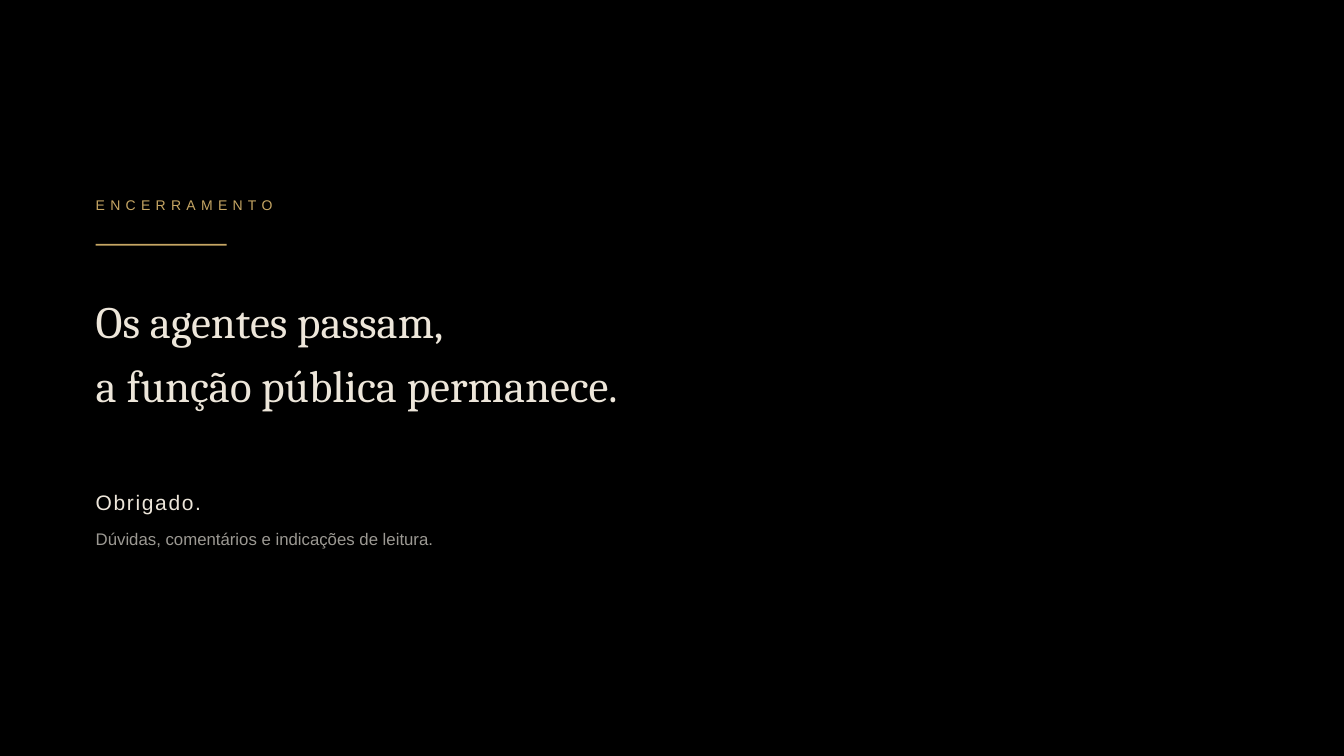
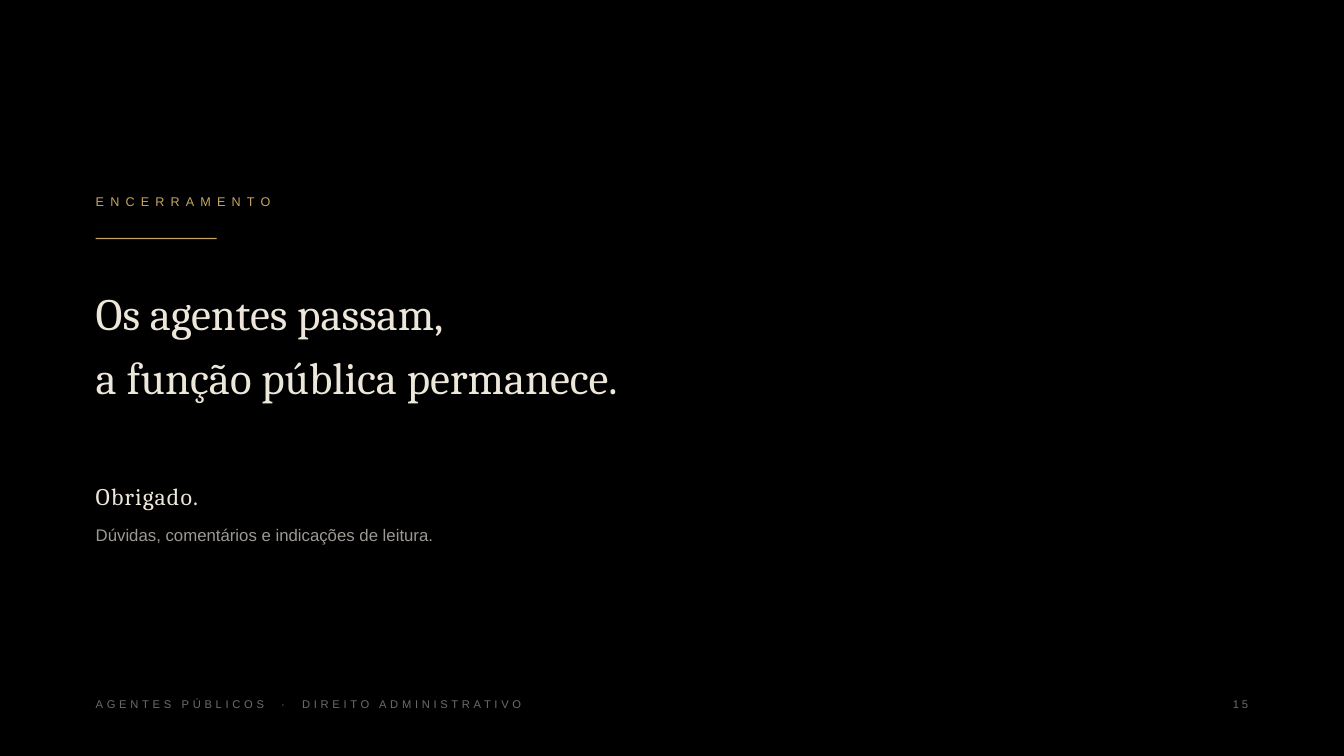
Before and after one commit to ceo-backup-save/rea, a slide deck: slide 15 of storyboards/direito-administrativo-agentes-publicos/apresentacao-agentes-publicos.pptx. Drawn at 1344x756 pixels with LibreOffice and Linux fonts; fonts in the diff are those of the drawing; background and template pictures are left out. Boxes give left, top, right and bottom in pixels: in the first picture for what was removed or moved away, otherwise in the second. Text is boxed around its words. In the diff, an @@ line names an element or a change of style, - is before the commit and + after.

```diff
--- a/storyboards/direito-administrativo-agentes-publicos/apresentacao-agentes-publicos.pptx
+++ b/storyboards/direito-administrativo-agentes-publicos/apresentacao-agentes-publicos.pptx
@@ rectangle: place and size @@
-rectangle at [0,0,867,756]
+rectangle at [0,0,877,756]
@@ text "ENCERRAMENTO" at [96,194,701,218]: size 10 to 9 pt, letter spacing 3.8 to 4.4 pt @@
@@ rectangle: place and size @@
-rectangle at [96,244,227,246]
+rectangle at [96,238,217,239]
@@ text "Os agentes passam,": place and size @@
-text "Os agentes passam," at [96,307,618,412]
+text "Os agentes passam," at [96,299,618,404]
@@ text at [96,488,198,511]: size 15 to 17 pt, font Arial to Cambria, letter spacing 1.2 to 0.8 pt in "Obrigado." @@
@@ text added at [96,700,521,708], 8 pt, text #6E6C68 @@
+AGENTES PÚBLICOS · DIREITO ADMINISTRATIVO
@@ text added at [1233,700,1248,708], 8 pt, text #6E6C68 @@
+15
```
Also in this commit, not shown: 15 other slides changed, 1 slide added, 39 other files.
